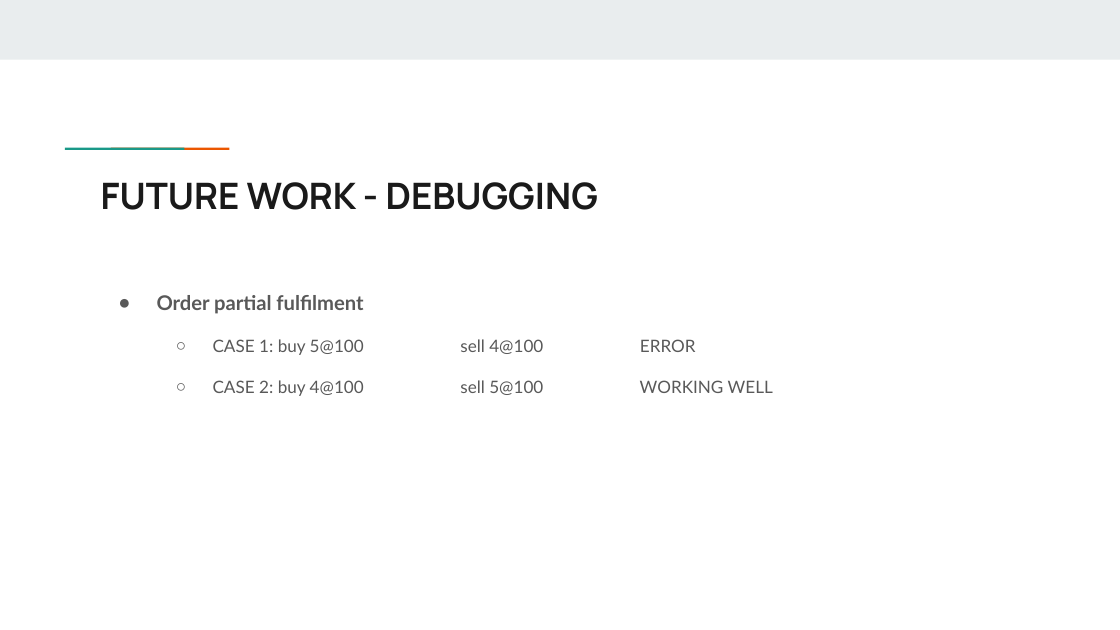
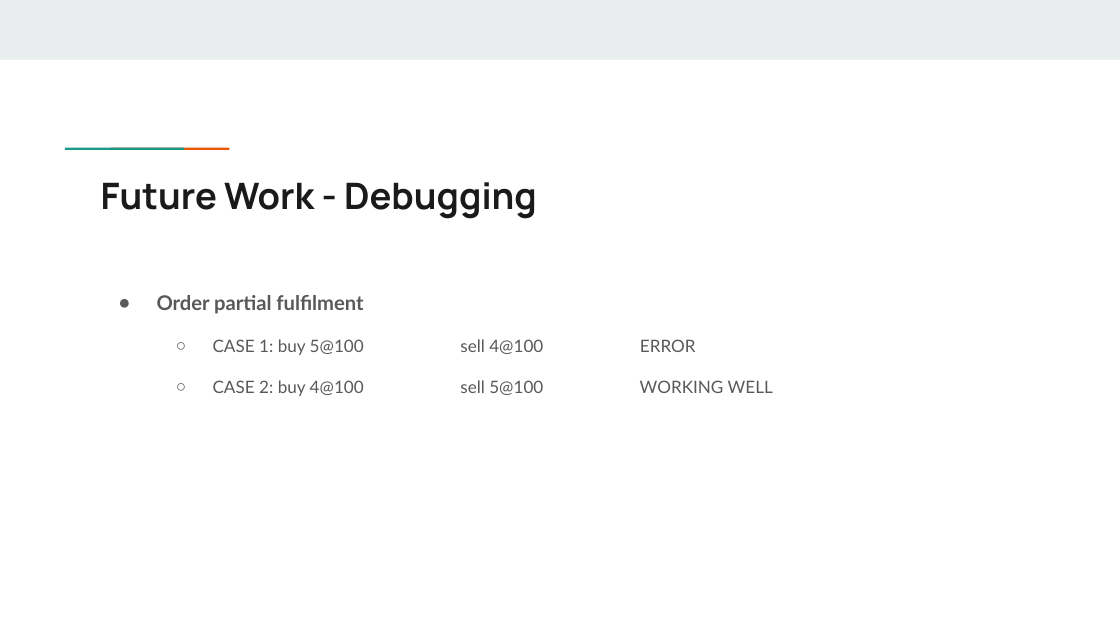
Before and after one commit to muhasenulhaque/Project-3-Group-1, a slide deck: slide 17 of Presentation on Decentralized Exchange.pptx. Drawn at 1120x630 pixels with LibreOffice and Linux fonts; fonts in the diff are those of the drawing. Boxes give left, top, right and bottom in pixels: in the first picture for what was removed or moved away, otherwise in the second. Text is boxed around its words. In the diff, an @@ line names an element or a change of style, - is before the commit and + after.

```diff
--- a/Presentation on Decentralized Exchange.pptx
+++ b/Presentation on Decentralized Exchange.pptx
@@ title at (x1=101, y1=182, x2=537, y2=219): text changed @@
-FUTURE WORK - DEBUGGING
+Future Work - Debugging
```
Also in this commit, not shown: 11 other slides changed, 1 other file.
